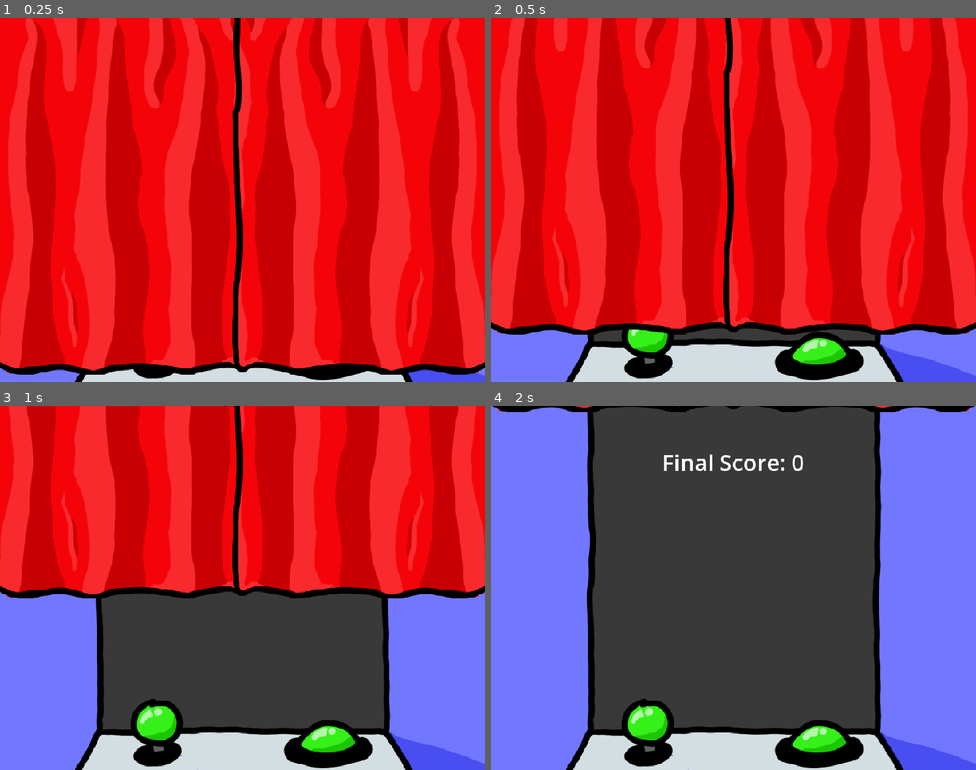
Above: before the commit, frames 1-4 (two rows, left to right).
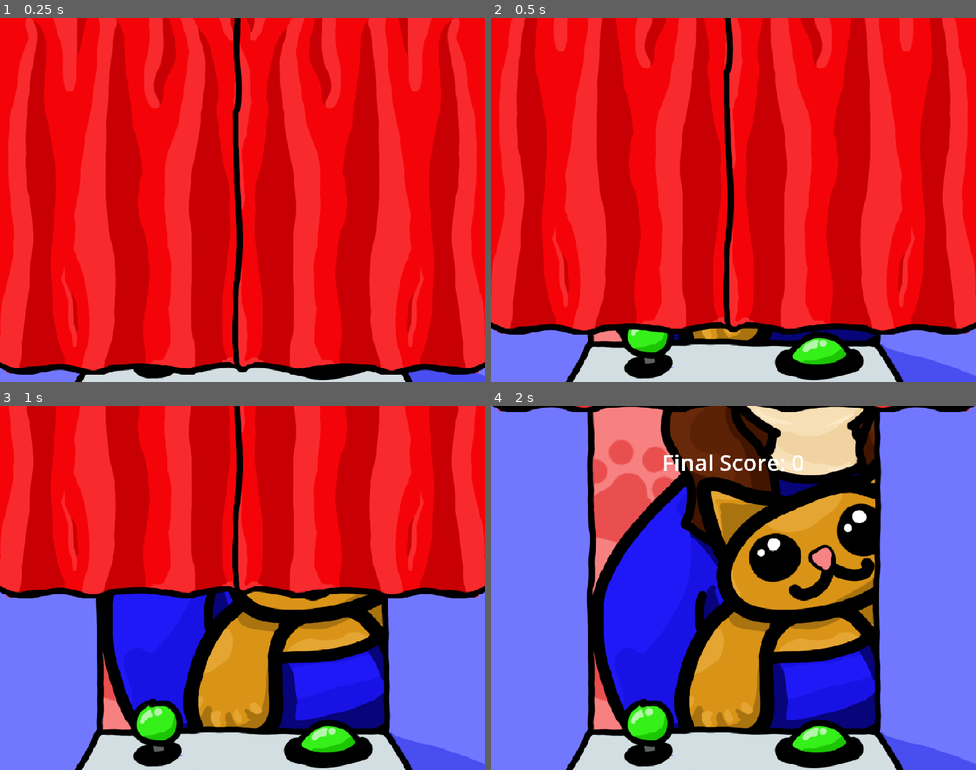
Above: after the commit, the same moments.

Repository: lostintransit0/Paw-Machine
Game: Godot game, scene res://Scenes/Endscreen.tscn
Two runs of this game, one before a commit and one after it. Both use one fixed random seed, a clock stepped at 60 frames per second and the inputs below. This scene is started directly instead of the project's main scene.
Inputs:
- Up to frame 1 (0.25 s): no input
- Up to frame 2 (0.5 s): no input
- Up to frame 3 (1 s): hold D (right) from 0.53 s (still down)
- Up to frame 4 (2 s): release D (right) at 1.28 s; hold Space (ClawDown) from 1.28 s (still down)

Frame 1 is identical in both runs. In frame 2, 1.1% of the frame differs, in the area x 21-80%, y 85-89%; in frame 3, 20%; in frame 4, 50%, in the area x 20-80%, y 0-89%.

Commit message:
end screen image add

Diff:
--- a/Scenes/Endscreen.tscn
+++ b/Scenes/Endscreen.tscn
@@ -3,6 +3,7 @@
 [ext_resource type="Script" path="res://Scripts/endscreen.gd" id="1_engki"]
 [ext_resource type="Texture2D" uid="uid://b8bxshsdunyap" path="res://OtherSprites/Curtain.png" id="2_c2nge"]
 [ext_resource type="Texture2D" uid="uid://cdexkoi0y1mi4" path="res://OtherSprites/game-boarder.png" id="3_c2nge"]
+[ext_resource type="Texture2D" uid="uid://hg0q0tidldcj" path="res://OtherSprites/end-screen.png" id="3_twfce"]
 
 [sub_resource type="Animation" id="Animation_ho0mf"]
 length = 0.001
@@ -99,5 +100,8 @@
 
 [node name="Camera2D" type="Camera2D" parent="." unique_id=1531960097]
 
+[node name="Sprite2D" type="Sprite2D" parent="." unique_id=1755281607]
+texture = ExtResource("3_twfce")
+
 [node name="GameBoarder" type="Sprite2D" parent="." unique_id=1392889192]
 texture = ExtResource("3_c2nge")
Binary file added: OtherSprites/end-screen.png
Not shown, added: OtherSprites/end-screen.png.import
